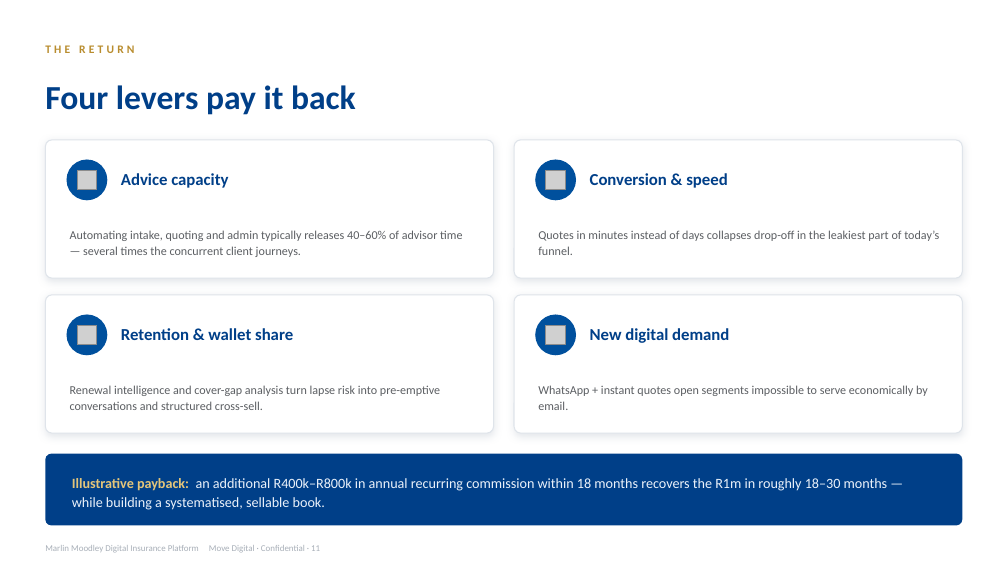
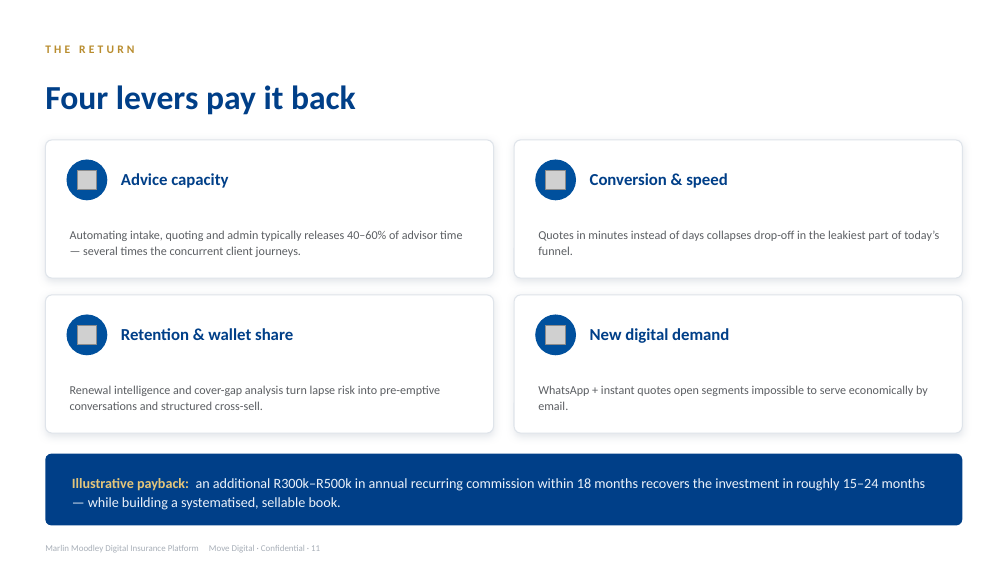
Before and after one commit to MalcolmGov/Gaslite, a slide deck: slide 11 of docs/marlin-moodley/Marlin-Moodley-Proposal-Deck.pptx. Drawn at 1008x567 pixels with LibreOffice and Linux fonts; fonts in the diff are those of the drawing; grey boxes stand for pictures. Boxes give left, top, right and bottom in pixels: in the first picture for what was removed or moved away, otherwise in the second. Text is boxed around its words. In the diff, an @@ line names an element or a change of style, - is before the commit and + after.

Commit message:
Update Marlin Moodley proposal to v1.5 with discovery questionnaire (#8)
R500k-R750k Launch Edition with custom CRM in scope, 2-3 months, flat R50k/month; deck re-cut to match; adds the two-page client discovery questionnaire.

```diff
--- a/docs/marlin-moodley/Marlin-Moodley-Proposal-Deck.pptx
+++ b/docs/marlin-moodley/Marlin-Moodley-Proposal-Deck.pptx
@@ text at (72, 478, 926, 510): text changed @@
-Illustrative payback: an additional R400k–R800k in annual recurring commission within 18 months recovers the R1m in roughly 18–30 months — while building a systematised, sellable book.
+Illustrative payback: an additional R300k–R500k in annual recurring commission within 18 months recovers the investment in roughly 15–24 months — while building a systematised, sellable book.
```
Also in this commit, not shown: 6 other slides changed, 3 other files.
